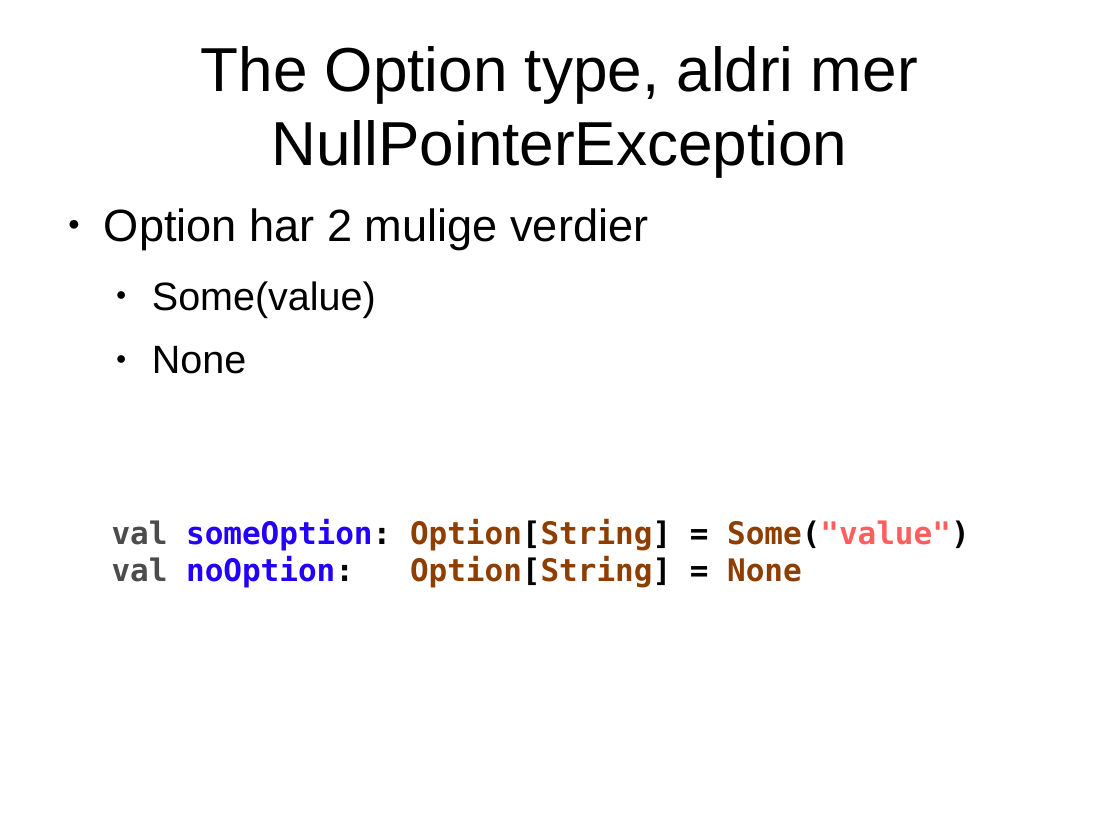
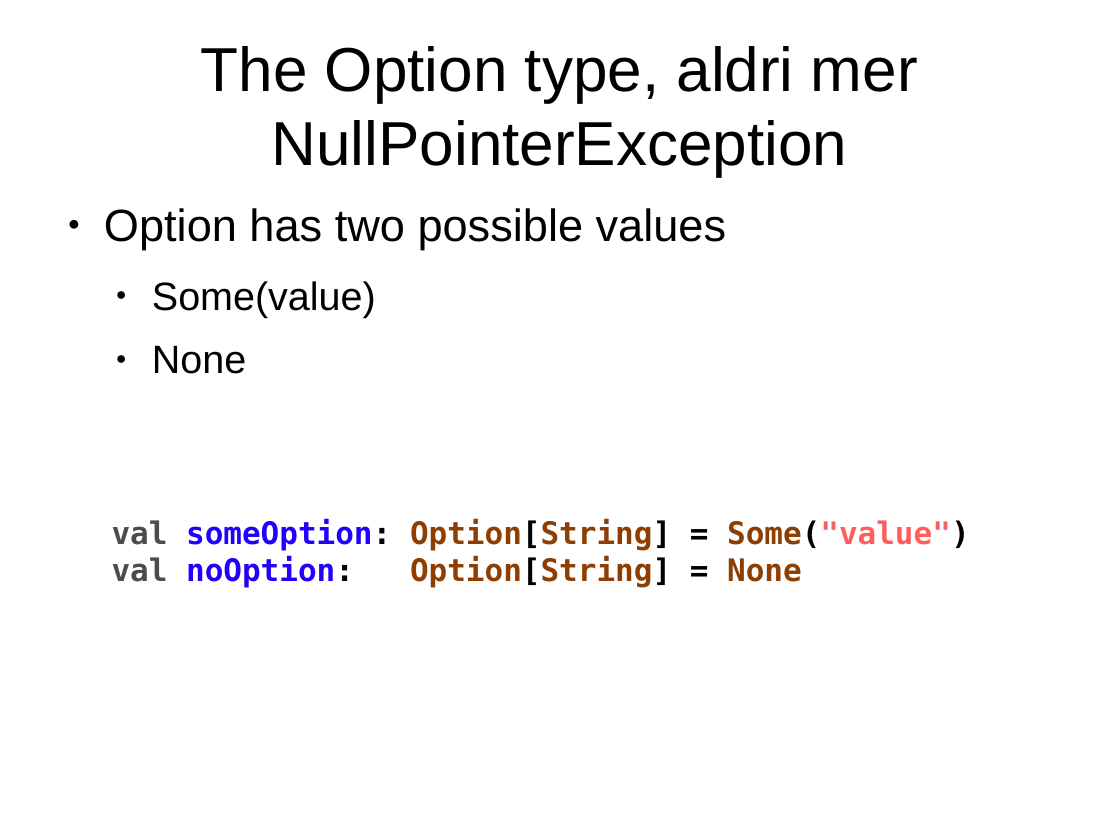
Before and after one commit to javaBin/scala-training-slides, a slide deck: slide 17 of 1.5 - PatternMatching.odp. Drawn at 1120x840 pixels with LibreOffice and Linux fonts; fonts in the diff are those of the drawing; background and template pictures are left out. Boxes give left, top, right and bottom in pixels: in the first picture for what was removed or moved away, otherwise in the second. Text is boxed around its words. In the diff, an @@ line names an element or a change of style, - is before the commit and + after.

```diff
--- a/1.5 - PatternMatching.odp
+++ b/1.5 - PatternMatching.odp
@@ text at (104,208,727,250): text changed @@
-● Option har 2 mulige verdier
+● Option has two possible values
```
Also in this commit, not shown: 15 other slides changed.
